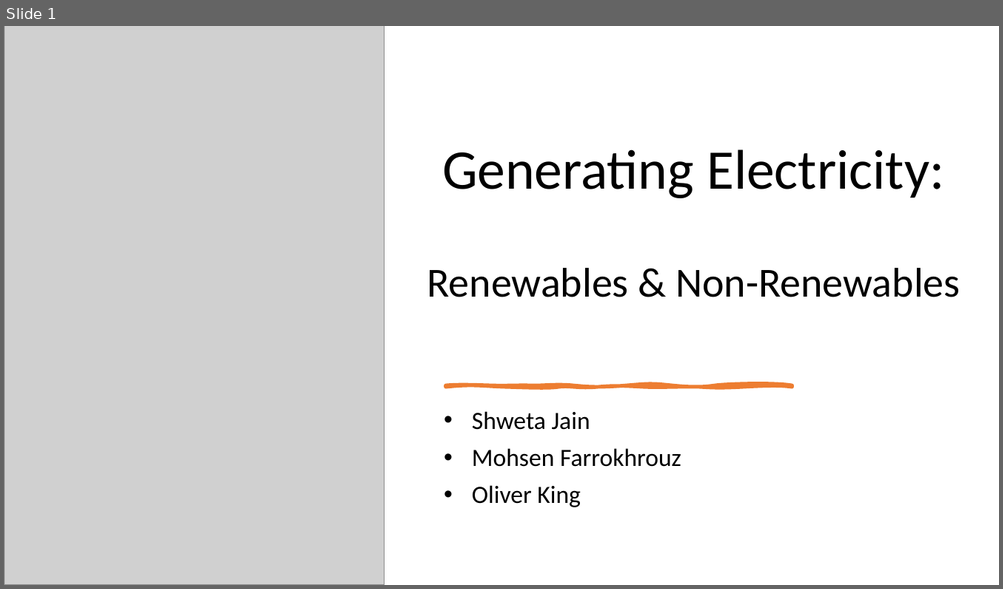
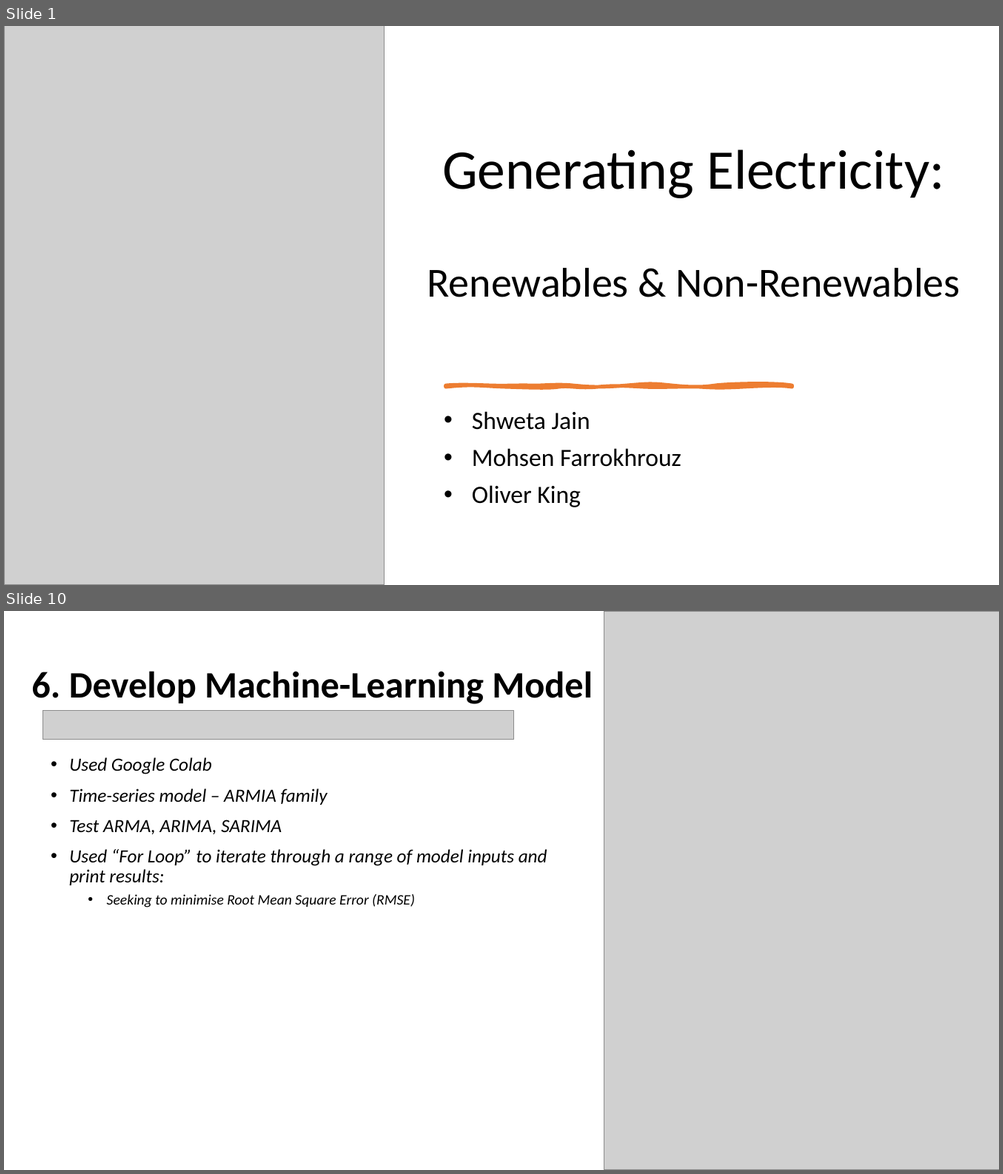
Before and after one commit to shwetajain1022/Project-4, a slide deck: Presentation/Proj4_presentation.pptx. Shown one above the other, each under a label of ours: slide 1 before the commit, slides 1 and 10 after it; the slides between them are not shown. The pictures are 1003x589 and 1003x1174 pixels, drawn with LibreOffice and Linux fonts; fonts in the diff are those of the drawing; grey boxes stand for pictures. Boxes give left, top, right and bottom in pixels: in the first picture for what was removed or moved away, otherwise in the second. Text is boxed around its words. In the diff, an @@ line names an element or a change of style, - is before the commit and + after.

```diff
--- a/Presentation/Proj4_presentation.pptx
+++ b/Presentation/Proj4_presentation.pptx
@@ slide 10 added at (4, 611, 999, 1170), background #FFFFFF @@
@@ picture added at (604, 611, 999, 1170) @@
@@ title added at (31, 671, 592, 704), 36 pt, text #000000, bold @@
+6. Develop Machine-Learning Model
@@ picture added at (43, 710, 515, 739) @@
@@ text added at (69, 758, 547, 908), 18 pt, text #000000, italic @@
+• Used Google Colab
+• Time-series model – ARMIA family
+• Test ARMA, ARIMA, SARIMA
+• Used “For Loop” to iterate through a range of model inputs and print results:
+  • Seeking to minimise Root Mean Square Error (RMSE)
```
Also in this commit, not shown: 7 slides changed, 1 other slide added.
